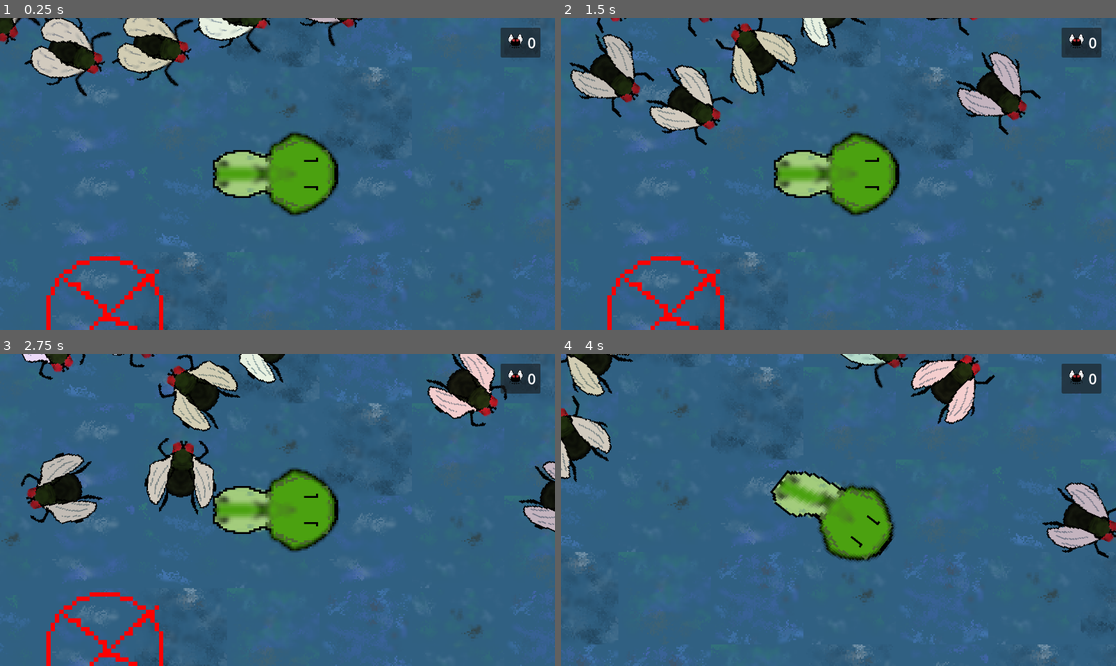
Above: before the commit, frames 1-4 (two rows, left to right).
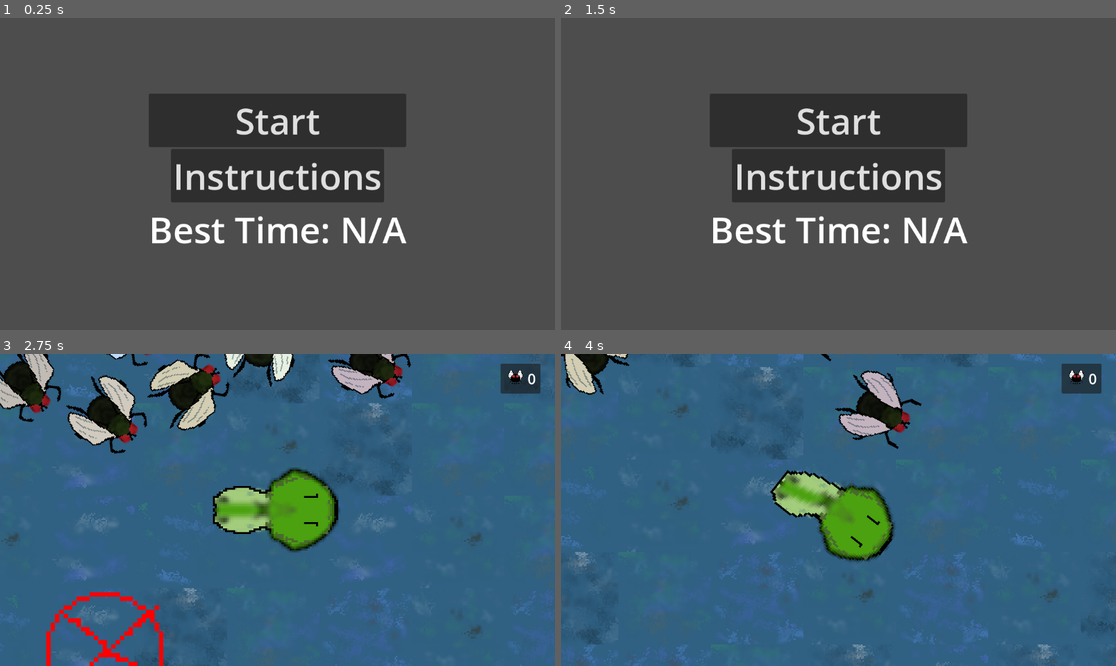
Above: after the commit, the same moments.

Repository: ibricchi/kikkerkoken
Game: Godot game, scene res://start.tscn
Two runs of this game, one before a commit and one after it. Both use one fixed random seed, a clock stepped at 60 frames per second and the inputs below. Before the commit the project starts from res://swamp.tscn.
Inputs (mouse positions are in pixels of both pictures, inside the frame that each line leads up to):
- Up to frame 1 (0.25 s): no input
- Up to frame 2 (1.5 s): click (838, 177) at 0.5 s, where only the run after the commit has a clickable "Instructions"; click (838, 242) at 1.25 s, where only the run after the commit has a clickable "Back"
- Up to frame 3 (2.75 s): click (277, 456) at 2 s, where only the run after the commit has a clickable "Start"
- Up to frame 4 (4 s): hold D (right) 2.78-3.53 s; tap Space (space) at 2.85, 3.6 s; hold S (down) from 3.53 s (still down)

The runs differ from the first frame. In frame 1, 100% of the frame differs, in the area x 0-100%, y 0-100%; in frame 2, 100%; in frame 3, 14%; in frame 4, 7.7%.

Commit message:
Add final touches

Diff:
--- /dev/null
+++ b/game_over.tscn
@@ -0,0 +1,36 @@
+[gd_scene load_steps=2 format=3 uid="uid://wfb8dnfm8r6f"]
+
+[ext_resource type="Script" path="res://scripts/game_over.gd" id="1_rduho"]
+
+[node name="Start" type="Control"]
+layout_mode = 3
+anchors_preset = 15
+anchor_right = 1.0
+anchor_bottom = 1.0
+grow_horizontal = 2
+grow_vertical = 2
+script = ExtResource("1_rduho")
+
+[node name="CenterContainer" type="CenterContainer" parent="."]
+layout_mode = 1
+anchors_preset = 15
+anchor_right = 1.0
+anchor_bottom = 1.0
+grow_horizontal = 2
+grow_vertical = 2
+
+[node name="GridContainer" type="GridContainer" parent="CenterContainer"]
+layout_mode = 2
+
+[node name="Label" type="Label" parent="CenterContainer/GridContainer"]
+layout_mode = 2
+theme_override_font_sizes/font_size = 75
+text = "Congrats"
+
+[node name="MarginContainer" type="MarginContainer" parent="CenterContainer/GridContainer"]
+layout_mode = 2
+
+[node name="Button" type="Button" parent="CenterContainer/GridContainer/MarginContainer"]
+layout_mode = 2
+theme_override_font_sizes/font_size = 75
+text = "Back"
--- /dev/null
+++ b/instructions.tscn
@@ -0,0 +1,39 @@
+[gd_scene load_steps=2 format=3 uid="uid://ydpo8al55hva"]
+
+[ext_resource type="Script" path="res://scripts/instructions.gd" id="1_bgq7v"]
+
+[node name="Start" type="Control"]
+layout_mode = 3
+anchors_preset = 15
+anchor_right = 1.0
+anchor_bottom = 1.0
+grow_horizontal = 2
+grow_vertical = 2
+script = ExtResource("1_bgq7v")
+
+[node name="CenterContainer" type="CenterContainer" parent="."]
+layout_mode = 1
+anchors_preset = 15
+anchor_right = 1.0
+anchor_bottom = 1.0
+grow_horizontal = 2
+grow_vertical = 2
+
+[node name="GridContainer" type="GridContainer" parent="CenterContainer"]
+layout_mode = 2
+
+[node name="Label" type="Label" parent="CenterContainer/GridContainer"]
+layout_mode = 2
+theme_override_font_sizes/font_size = 50
+text = "You're a tadpole trying to turn into a frog.
+You have to feed flies to the fly trap to
+unlock new parts. Try to see how fast you
+can evolve!"
+
+[node name="MarginContainer" type="MarginContainer" parent="CenterContainer/GridContainer"]
+layout_mode = 2
+
+[node name="Button" type="Button" parent="CenterContainer/GridContainer/MarginContainer"]
+layout_mode = 2
+theme_override_font_sizes/font_size = 75
+text = "Back"
--- a/project.godot
+++ b/project.godot
@@ -11,9 +11,13 @@
 [application]
 
 config/name="kikkerkoken"
-run/main_scene="res://swamp.tscn"
+run/main_scene="res://start.tscn"
 config/features=PackedStringArray("4.3", "GL Compatibility")
 config/icon="res://icon.svg"
+
+[autoload]
+
+Music="*res://scenes/music.tscn"
 
 [input]
 
--- /dev/null
+++ b/scenes/music.tscn
@@ -0,0 +1,15 @@
+[gd_scene load_steps=2 format=3 uid="uid://jwlowvlgv6co"]
+
+[ext_resource type="AudioStream" uid="uid://cb7hy2s4ycbjx" path="res://assets/music.mp3" id="1_dnl72"]
+
+[node name="Music" type="Control"]
+layout_mode = 3
+anchors_preset = 15
+anchor_right = 1.0
+anchor_bottom = 1.0
+grow_horizontal = 2
+grow_vertical = 2
+
+[node name="AudioStreamPlayer2D" type="AudioStreamPlayer2D" parent="."]
+stream = ExtResource("1_dnl72")
+autoplay = true
--- /dev/null
+++ b/scripts/game_over.gd
@@ -0,0 +1,36 @@
+extends Control
+
+@onready var result: Label = $CenterContainer/GridContainer/Label
+@onready var back_button: Button = $CenterContainer/GridContainer/MarginContainer/Button
+
+func main_menu():
+	get_tree().change_scene_to_file("res://start.tscn")
+
+var high_score_path = "user://high_score.ini"
+# To load data
+func ld():
+	var config_file = ConfigFile.new()
+	config_file.load("user://last_score.ini")
+	var score: int = config_file.get_value("game", "time")
+	print("score", score)
+	result.text = "Congrats, you grew up in: %d s" % (float(score) * 0.001)
+
+	var cc_f = ConfigFile.new()
+	if cc_f.load("user://high_score.ini") != OK:
+		var asd = ConfigFile.new()
+		asd.set_value("game", "time", score)
+		asd.save("user://high_score.ini")
+	else:
+		var high_score = cc_f.get_value("game", "time")
+		if score < high_score:
+			cc_f.set_value("game", "time", score)
+
+# Called when the node enters the scene tree for the first time.
+func _ready() -> void:
+	ld()
+	back_button.button_up.connect(main_menu)
+
+
+# Called every frame. 'delta' is the elapsed time since the previous frame.
+func _process(delta: float) -> void:
+	pass
--- /dev/null
+++ b/scripts/instructions.gd
@@ -0,0 +1,15 @@
+extends Control
+
+@onready var back_button: Button = $CenterContainer/GridContainer/MarginContainer/Button
+
+func main_menu():
+	get_tree().change_scene_to_file("res://start.tscn")
+
+# Called when the node enters the scene tree for the first time.
+func _ready() -> void:
+	back_button.button_up.connect(main_menu)
+
+
+# Called every frame. 'delta' is the elapsed time since the previous frame.
+func _process(delta: float) -> void:
+	pass
--- /dev/null
+++ b/scripts/start.gd
@@ -0,0 +1,41 @@
+extends Control
+
+@onready var start_label: Button = $CenterContainer/GridContainer/MarginContainer/Button
+@onready var instructions_label: Button = $CenterContainer/GridContainer/MarginContainer2/Label
+@onready var best_time_label: Label = $CenterContainer/GridContainer/MarginContainer3/Label
+
+var high_score_path = "user://high_score.ini"
+#func save():
+	#var config_file = ConfigFile.new()
+	#config_file.set_value("game", "time", high_score_time)
+	#var error = config_file.save(high_score_path)
+	#if error:
+		#print("error saving high_score: ", error)
+
+# To load data
+func ld():
+	var config_file = ConfigFile.new()
+	var error = config_file.load(high_score_path)
+	if error:
+		print("An error happened while loading data: ", error)
+		best_time_label.text = "Best Time: N/A"
+	else:
+		var high_score: int = config_file.get_value("game", "time")
+		best_time_label.text = "Best Time: %ds" % (float(high_score) * 0.001)
+
+func start_game():
+	get_tree().change_scene_to_file("res://swamp.tscn")
+
+func instructions():
+	get_tree().change_scene_to_file("res://instructions.tscn")
+
+# Called when the node enters the scene tree for the first time.
+func _ready() -> void:
+	ld()
+	start_label.button_up.connect(start_game)
+	instructions_label.button_up.connect(instructions)
+
+
+# Called every frame. 'delta' is the elapsed time since the previous frame.
+func _process(delta: float) -> void:
+	pass
--- a/scripts/swamp.gd
+++ b/scripts/swamp.gd
@@ -17,6 +17,8 @@
 signal points_changed(points, points_to_next_part)
 
 # Internal values
+var start_time
+var end_time
 var flies = []
 var points_to_next_part: int = 1;
 var ptnp_mult: float = 2;
@@ -25,14 +27,14 @@
 		points = new_points
 		points_changed.emit(points, points_to_next_part)
 var in_order_parts: Array[Callable] = [
-	BodyPart.create_eye,
+	#BodyPart.create_eye,
 ]
 var body_parts: Array[Callable] = [
-	BodyPart.create_eye,
-	BodyPart.create_back_leg,
-	BodyPart.create_tounge,
-	BodyPart.create_back_leg,
-	BodyPart.create_front_legs,
+	#BodyPart.create_eye,
+	#BodyPart.create_back_leg,
+	#BodyPart.create_tounge,
+	#BodyPart.create_back_leg,
+	#BodyPart.create_front_legs,
 ]
 var body_part_available: bool = false:
 	set(v):
@@ -62,7 +64,7 @@
 		var new_part: BodyPart
 		if len(in_order_parts) != 0:
 			new_part = in_order_parts.pop_front().call()
-		else:
+		elif len(body_parts) != 0:
 			var new_part_idx: int = randi() % len(body_parts)
 			new_part = body_parts.pop_at(new_part_idx).call()
 		new_part.on_attached.connect(part_attached_callback)
@@ -75,6 +77,9 @@
 		ui.notify("Congrats you unlocked a new part, go find your new %s!" % new_part.part_name)
 		body_part_available = true
 		target_body_part = new_part
+	else:
+		print("game_over")
+		game_over()
 
 func part_attached_callback(type):
 	body_part_available = false
@@ -115,9 +120,18 @@
 	for i in number_to_spwan:
 		spawn_fly()
 
+	start_time = Time.get_ticks_msec()
+
 	# set callback for fly trap
 	point_trap.body_entered_callback = entered_point_trap
 
+func game_over():
+	end_time = Time.get_ticks_msec()
+	var high_score_path = "user://last_score.ini"
+	var config_file = ConfigFile.new()
+	config_file.set_value("game", "time", end_time - start_time)
+	config_file.save(high_score_path)
+	get_tree().change_scene_to_file("res://.tscn")
 
 # Called every frame. 'delta' is the elapsed time since the previous frame.
 func _process(delta: float) -> void:
--- /dev/null
+++ b/start.tscn
@@ -0,0 +1,49 @@
+[gd_scene load_steps=2 format=3 uid="uid://bn6minrswpcw"]
+
+[ext_resource type="Script" path="res://scripts/start.gd" id="1_7efr1"]
+
+[node name="Start" type="Control"]
+layout_mode = 3
+anchors_preset = 15
+anchor_right = 1.0
+anchor_bottom = 1.0
+grow_horizontal = 2
+grow_vertical = 2
+script = ExtResource("1_7efr1")
+
+[node name="CenterContainer" type="CenterContainer" parent="."]
+layout_mode = 1
+anchors_preset = 15
+anchor_right = 1.0
+anchor_bottom = 1.0
+grow_horizontal = 2
+grow_vertical = 2
+
+[node name="GridContainer" type="GridContainer" parent="CenterContainer"]
+layout_mode = 2
+
+[node name="MarginContainer" type="MarginContainer" parent="CenterContainer/GridContainer"]
+layout_mode = 2
+
+[node name="Button" type="Button" parent="CenterContainer/GridContainer/MarginContainer"]
+layout_mode = 2
+theme_override_font_sizes/font_size = 75
+text = "Start"
+
+[node name="MarginContainer2" type="MarginContainer" parent="CenterContainer/GridContainer"]
+layout_mode = 2
+
+[node name="Label" type="Button" parent="CenterContainer/GridContainer/MarginContainer2"]
+layout_mode = 2
+size_flags_horizontal = 4
+theme_override_font_sizes/font_size = 75
+text = "Instructions"
+
+[node name="MarginContainer3" type="MarginContainer" parent="CenterContainer/GridContainer"]
+layout_mode = 2
+
+[node name="Label" type="Label" parent="CenterContainer/GridContainer/MarginContainer3"]
+layout_mode = 2
+size_flags_horizontal = 4
+theme_override_font_sizes/font_size = 75
+text = "Best Time: N/As"
Not shown, added: assets/music.mp3.import
Not shown, added: assets/music.mp3
